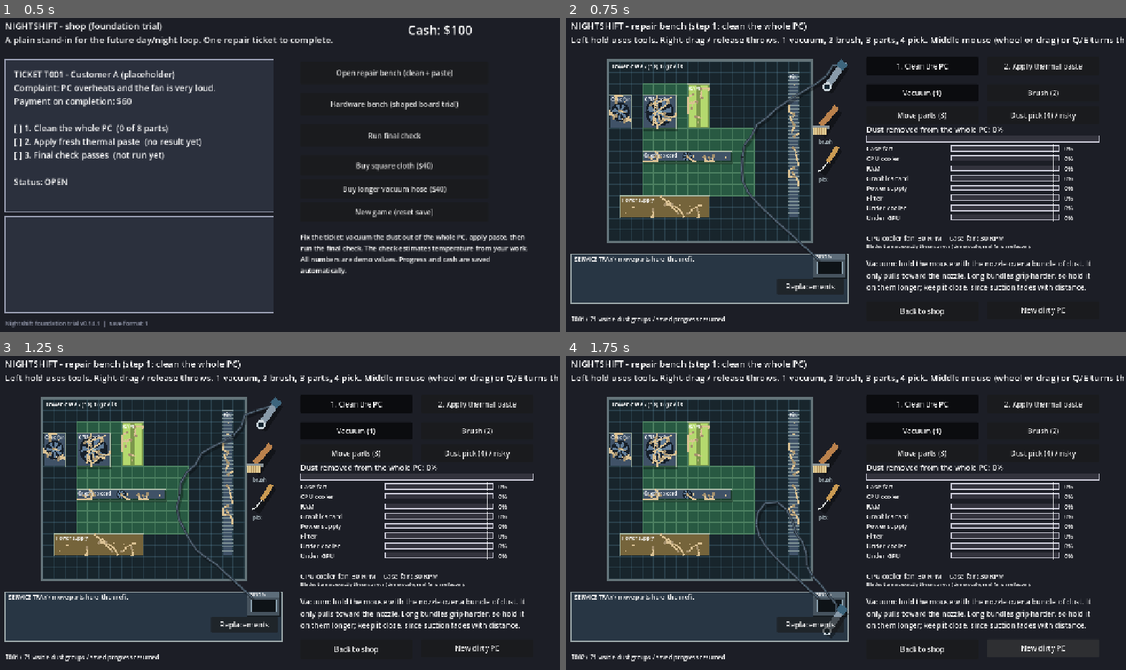
Above: before the commit, frames 1-4 (two rows, left to right).
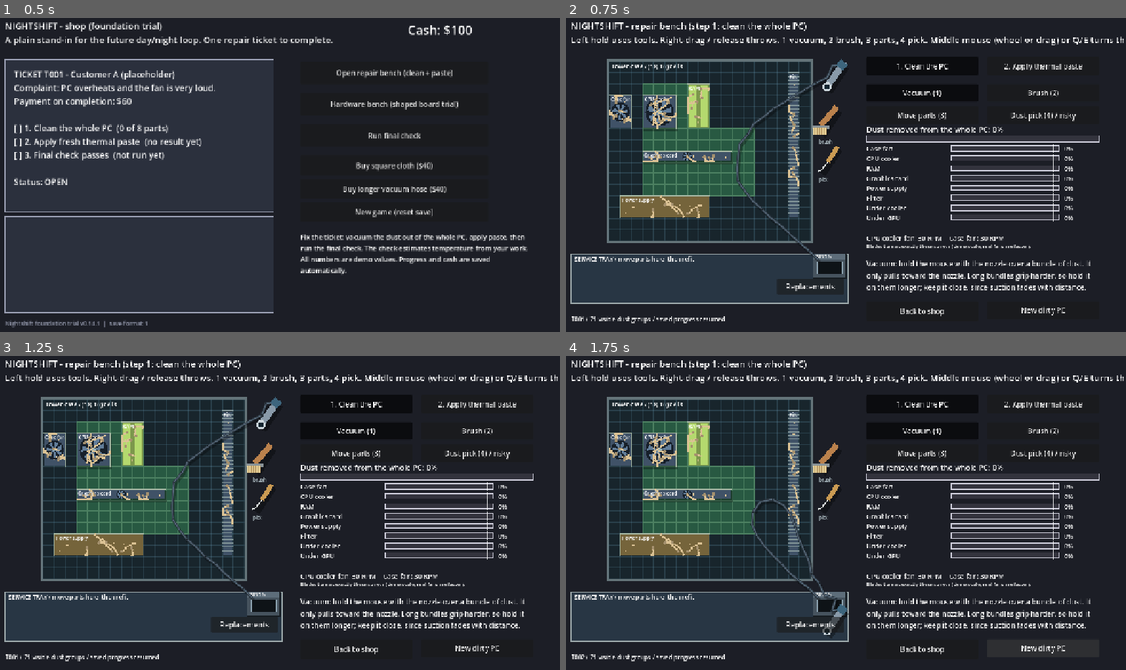
Above: after the commit, the same moments.

Repository: 123rearearcode/nighshift_real
Game: Godot game, scene res://scenes/shop.tscn
Same seed, same stepped clock (60 frames per second), same inputs: the game is played once before the commit and once after it.
Inputs:
- Up to frame 1 (0.5 s): no input
- Up to frame 2 (0.75 s): click "Open repair bench (clean + pa…" at 0.5 s
- Up to frame 3 (1.25 s): no input
- Up to frame 4 (1.75 s): click "New dirty PC" at 1.25 s

Frame 1 is identical in both runs. In frame 2, 0.5% of the frame differs, in the area x 30-48%, y 14-75%; in frame 3, 0.6%, in the area x 30-49%, y 14-76%; in frame 4, 0.4%.

Commit message:
Remove hose bending smoothing that kept it wriggling
Co-Authored-By: Claude Sonnet 5.5 <noreply@anthropic.com>
Claude-Session: https://claude.ai/code/session_01RRHyDEgCNWig31UsohEBJ7

Diff:
--- a/scripts/bench/hose_sim.gd
+++ b/scripts/bench/hose_sim.gd
@@ -10,7 +10,7 @@
 const LONG_LENGTH: float = 860.0      # px; with the "longer hose" upgrade
 const DAMPING: float = 0.78           # share of speed kept each physics step (table friction)
 const ITERATIONS: int = 14
-const SMOOTHING: float = 0.05         # pulls each point toward its neighbours' middle, so it bends smoothly
+const SMOOTHING: float = 0.0          # bending stiffness: any value above ~0.002 keeps a slack hose wriggling forever (found by simulation), so none
 const END_STIFFNESS: float = 0.5      # how hard the nozzle end is drawn toward the vacuum each iteration
 const POINT_RADIUS: float = 3.0       # half the hose's thickness, used for obstacles
 const SLEEP_SPEED: float = 0.12       # px per step; a hose moving slower than this everywhere comes to a complete stop
Not shown, changed: CHANGELOG.md
